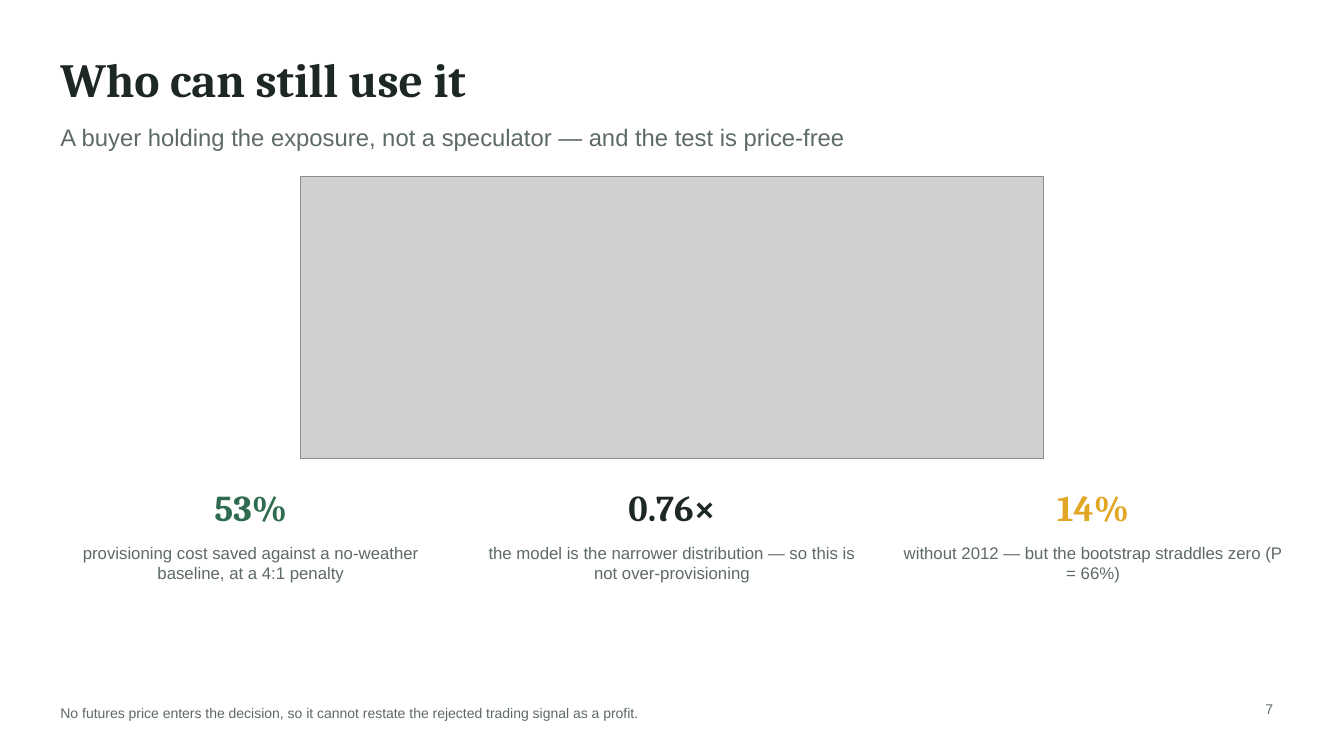
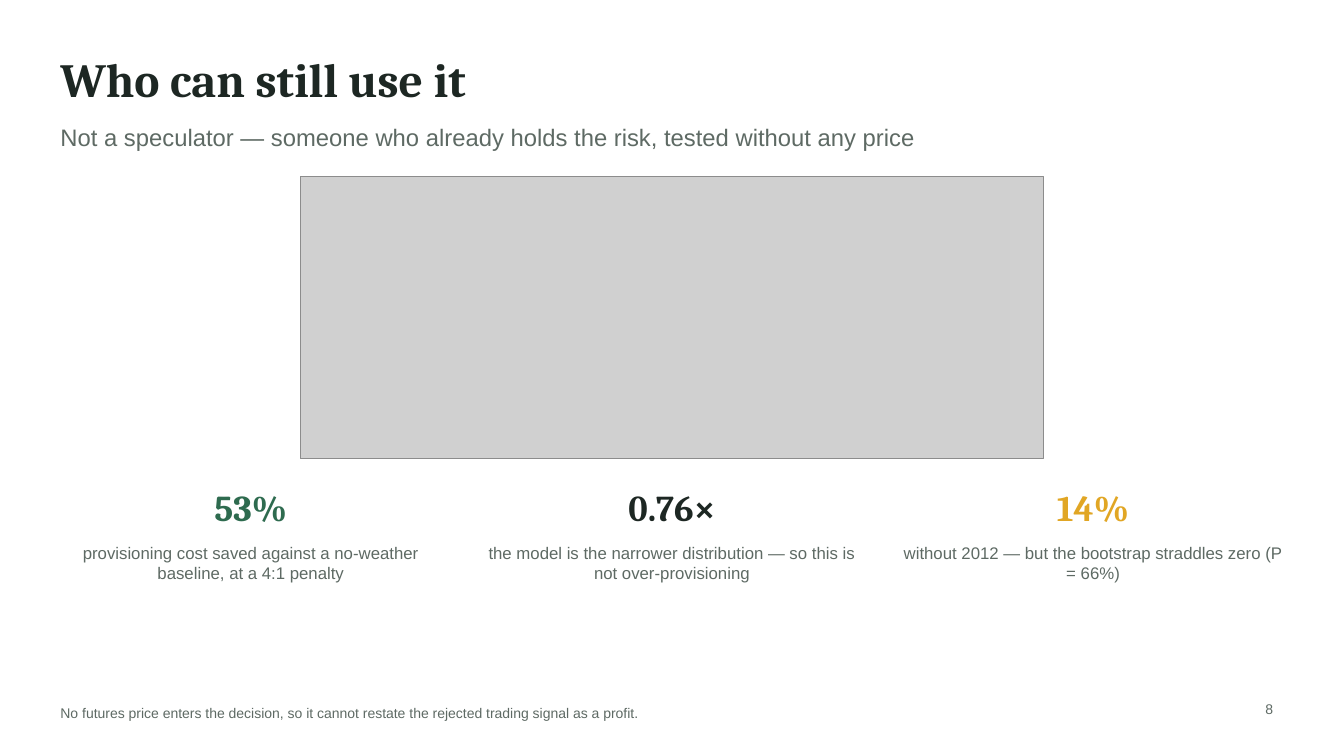
Before and after one commit to haydn-s/climate-futures-pricing, a slide deck: slide 8 of presentation/final/output/climate-futures-pricing-final.pptx (slide 7 before the commit). Drawn at 1344x756 pixels with LibreOffice and Linux fonts; fonts in the diff are those of the drawing; grey boxes stand for pictures. Boxes give left, top, right and bottom in pixels: in the first picture for what was removed or moved away, otherwise in the second. Text is boxed around its words. In the diff, an @@ line names an element or a change of style, - is before the commit and + after.

```diff
--- a/presentation/final/output/climate-futures-pricing-final.pptx
+++ b/presentation/final/output/climate-futures-pricing-final.pptx
@@ text at <box>60,128,915,151</box>: text changed @@
-A buyer holding the exposure, not a speculator — and the test is price-free
+Not a speculator — someone who already holds the risk, tested without any price
@@ page number at <box>1265,704,1273,714</box>: text changed @@
-7
+8
```
Also in this commit, not shown: 4 other slides changed, 1 other file.
